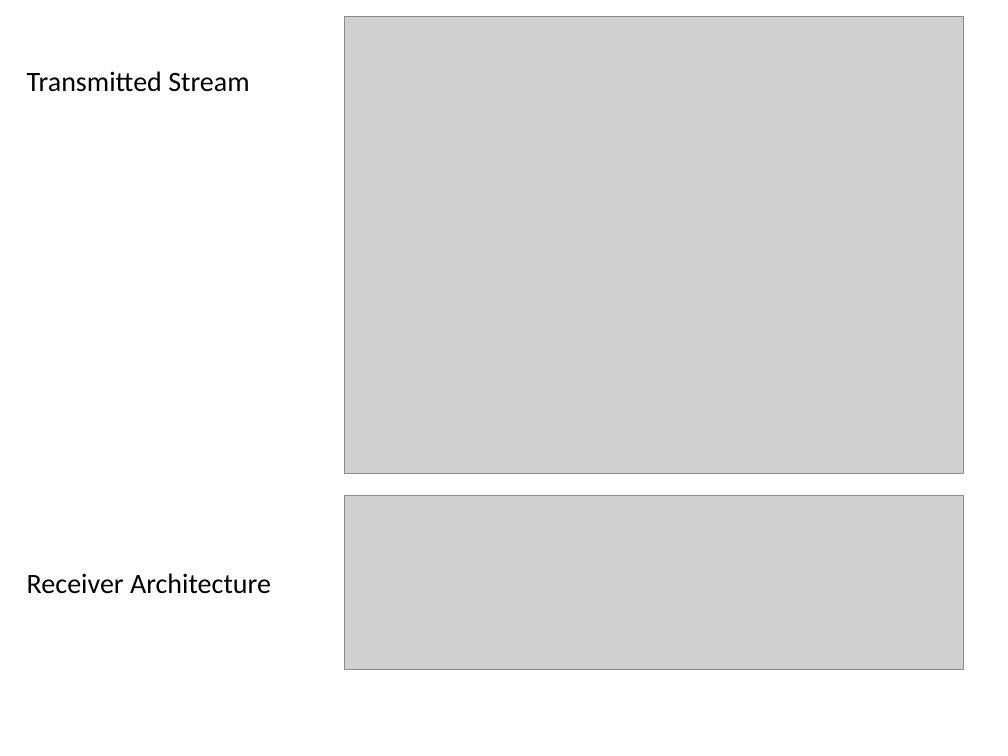
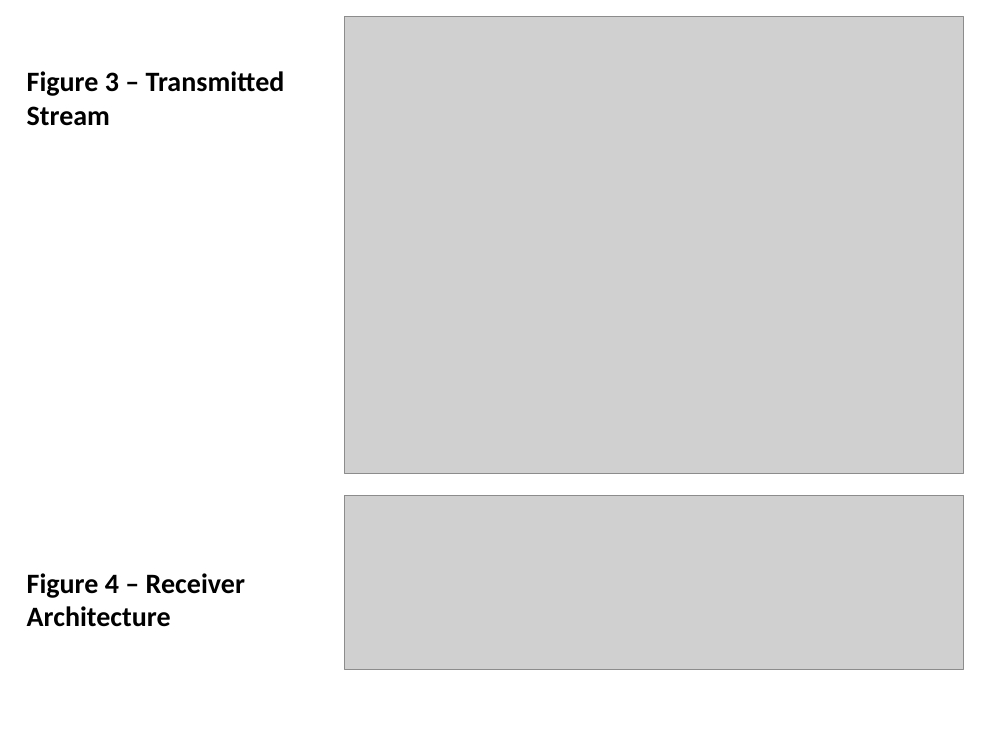
Before and after one commit to mocalab/ScalableVideo, a slide deck: slide 7 of Dustin/OriginalWork/CameraSystemPaper/Camera System Presentation (name TBD).ppt. Drawn at 1008x756 pixels with LibreOffice and Linux fonts; fonts in the diff are those of the drawing; grey boxes stand for pictures; background and template pictures are left out. Boxes give left, top, right and bottom in pixels: in the first picture for what was removed or moved away, otherwise in the second. Text is boxed around its words. In the diff, an @@ line names an element or a change of style, - is before the commit and + after.

```diff
--- a/Dustin/OriginalWork/CameraSystemPaper/Camera System Presentation (name TBD).ppt
+++ b/Dustin/OriginalWork/CameraSystemPaper/Camera System Presentation (name TBD).ppt
@@ text at [27, 71, 285, 126]: text changed; bold on @@
-Transmitted Stream
+Figure 3 – Transmitted Stream
@@ text at [27, 573, 245, 627]: text changed; bold on @@
-Receiver Architecture
+Figure 4 – Receiver Architecture
```
Also in this commit, not shown: 9 other slides changed, 34 other files.
